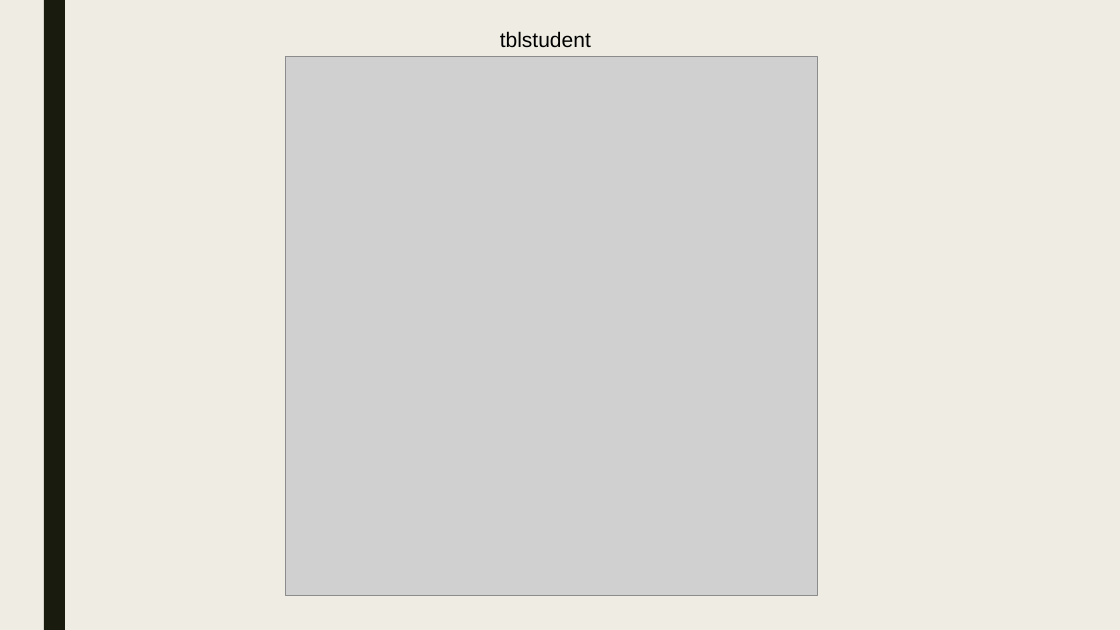
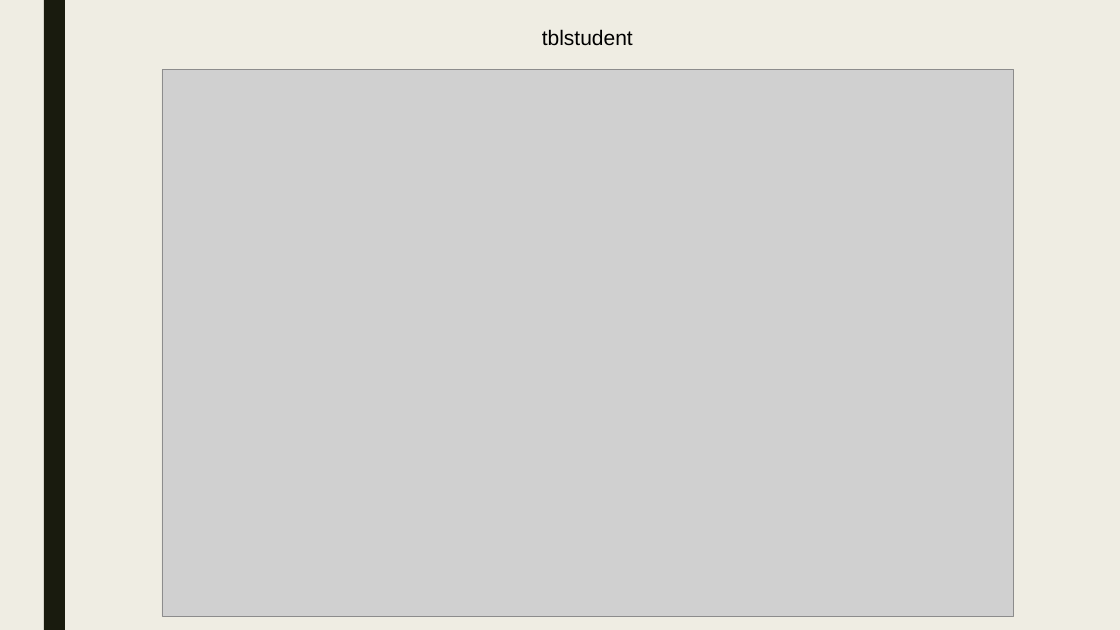
Before and after one commit to moon672/cse-303-1-spring-2021-group-3, a slide deck: slide 34 of Report/PRESENTATION/New Microsoft PowerPoint Presentation.pptx. Drawn at 1120x630 pixels with LibreOffice and Linux fonts; fonts in the diff are those of the drawing; grey boxes stand for pictures. Boxes give left, top, right and bottom in pixels: in the first picture for what was removed or moved away, otherwise in the second. Text is boxed around its words. In the diff, an @@ line names an element or a change of style, - is before the commit and + after.

```diff
--- a/Report/PRESENTATION/New Microsoft PowerPoint Presentation.pptx
+++ b/Report/PRESENTATION/New Microsoft PowerPoint Presentation.pptx
@@ text "tblstudent": place and size @@
-text "tblstudent" at <box>500,31,591,48</box>
+text "tblstudent" at <box>542,29,633,46</box>
@@ picture: place and size @@
-picture at <box>286,56,818,596</box>
+picture at <box>162,70,1014,616</box>
```
Also in this commit, not shown: 17 other slides changed, 9 slides added, 5 slides removed, 3 other files.
